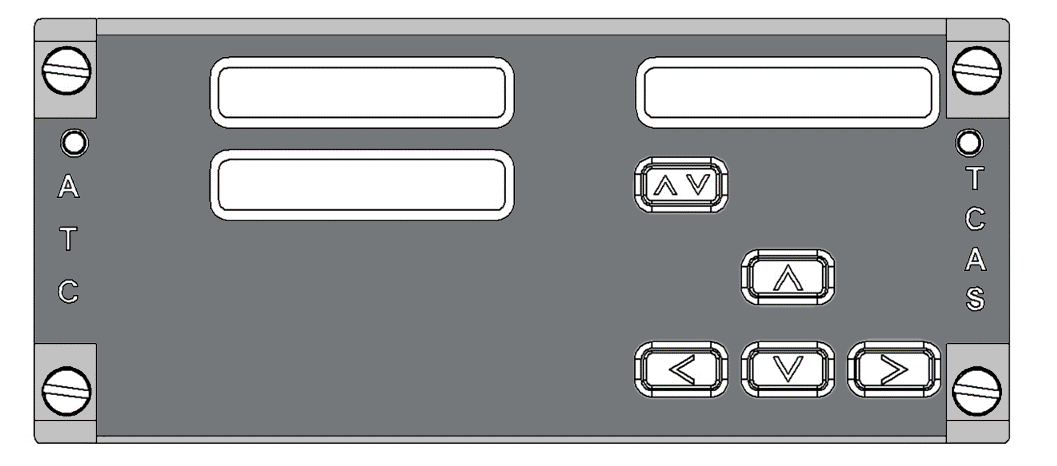
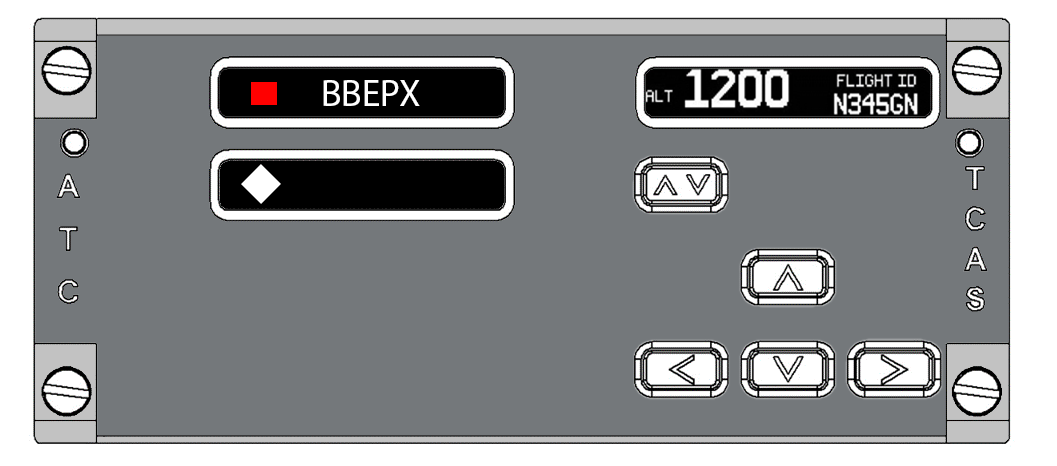
The second 1057 x 466 image is a revision of the first. Changes to its layers:
added layer "ВВЕРХ" in group "bg" over [323,80,420,106]
added layer "Rectangle 5" in group "bg" over [241,164,281,204]
added layer "Rectangle 4" in group "bg" over [251,82,277,105]
painted on "Layer 1" over [219,68,931,209]
added layer "window_right" in group "bg" over [645,68,931,117]
